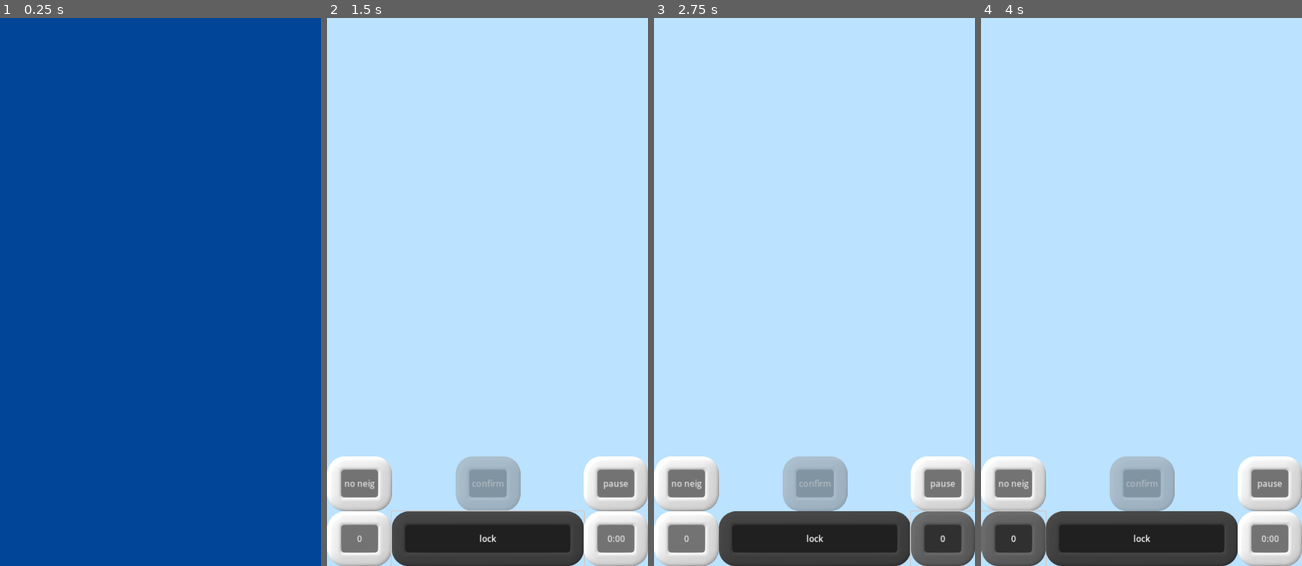
Above: before the commit, frames 1-4 (left to right).
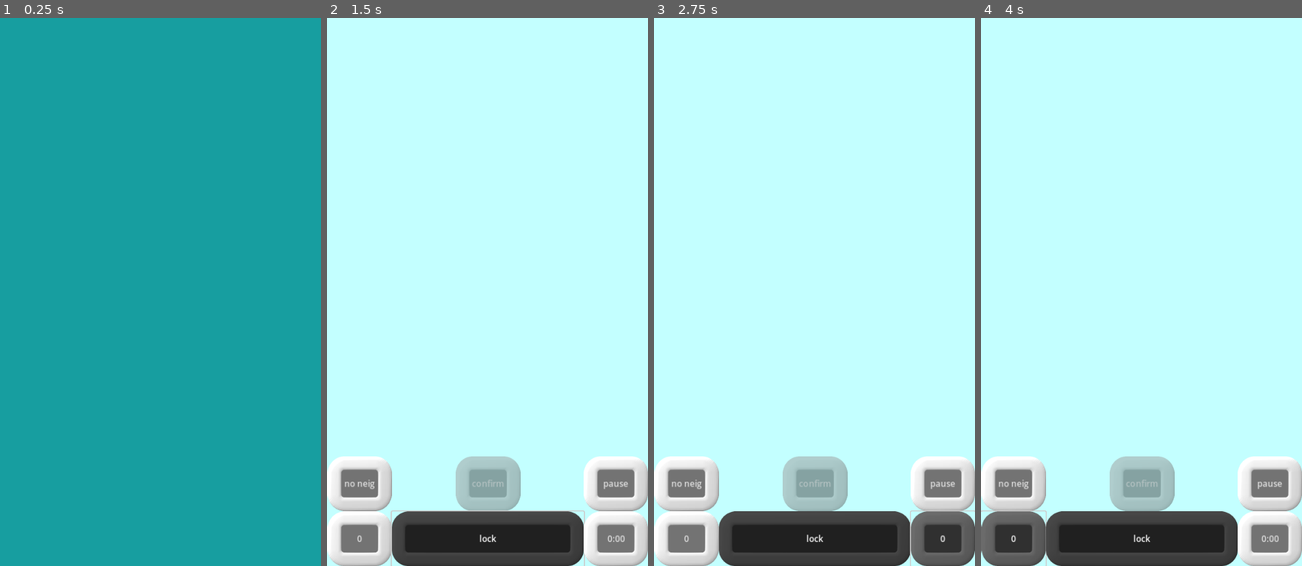
Above: after the commit, the same moments.

Repository: WalynC/sphereSweeperGodot
Game: Godot game, scene res://mainScenes/game.tscn
The game is run twice, just before and just after one commit, with the same random seed, the same clock (stepped at 60 frames per second) and the same inputs. Sound files missing from this copy of the repository are replaced by a short silence.
Inputs:
- Up to frame 1 (0.25 s): no input
- Up to frame 2 (1.5 s): click "0" at 0.5 s; click "lock" at 1.25 s
- Up to frame 3 (2.75 s): click "0:00" at 2 s
- Up to frame 4 (4 s): click "0" at 2.75 s; click "0" at 3.5 s

The runs differ from the first frame. In frame 1, 100% of the frame differs, in the area x 0-100%, y 0-100%; in frame 2, 85%; in frame 3, 85%; in frame 4, 85%.

Commit message:
Background now changes color

Diff:
--- a/scripts/VisualLoader.gd
+++ b/scripts/VisualLoader.gd
@@ -10,6 +10,7 @@
 @export var themeNames: Array[String]
 @export var controlRoot: Control
 @export var mainMenuSphere : MeshInstance3D
+@export var worldEnv : WorldEnvironment
 
 static var instance
 
--- a/scripts/visual themes/VisualTheme.gd
+++ b/scripts/visual themes/VisualTheme.gd
@@ -16,10 +16,12 @@
 @export var failSelect : AudioStreamPlayer
 @export var select : AudioStreamPlayer
 @export var borderColor := Color.BLACK
+@export var backgroundColor := Color.DARK_TURQUOISE
 
 func LoadVisualTheme():
 	instance = self
 	VisualLoader.instance.controlRoot.theme = theme
+	VisualLoader.instance.worldEnv.environment.background_color = backgroundColor
 	match VisualLoader.instance.scene:
 		VisualLoader.SceneType.MainMenu:
 			LoadMainMenuVisuals()
--- a/visualThemes/dayVisualTheme/day_visual_theme.tscn
+++ b/visualThemes/dayVisualTheme/day_visual_theme.tscn
@@ -21,6 +21,7 @@
 buttonPress = NodePath("ButtonPress")
 failSelect = NodePath("FailClearAction")
 select = NodePath("ClearAction")
+backgroundColor = Color(0.0901961, 0.619608, 0.627451, 1)
 
 [node name="FireworksEffect" type="Node" parent="." node_paths=PackedStringArray("sound")]
 script = ExtResource("2_p3pj7")
--- a/visualThemes/nightVisualTheme/night_visual_theme.tscn
+++ b/visualThemes/nightVisualTheme/night_visual_theme.tscn
@@ -24,6 +24,7 @@
 failSelect = NodePath("FailClearAction")
 select = NodePath("ClearAction")
 borderColor = Color(0, 0.141176, 0.556863, 1)
+backgroundColor = Color(0.152941, 0.129412, 0.372549, 1)
 
 [node name="FireworksEffect" type="Node" parent="." node_paths=PackedStringArray("sound")]
 script = ExtResource("3_ldqnx")
